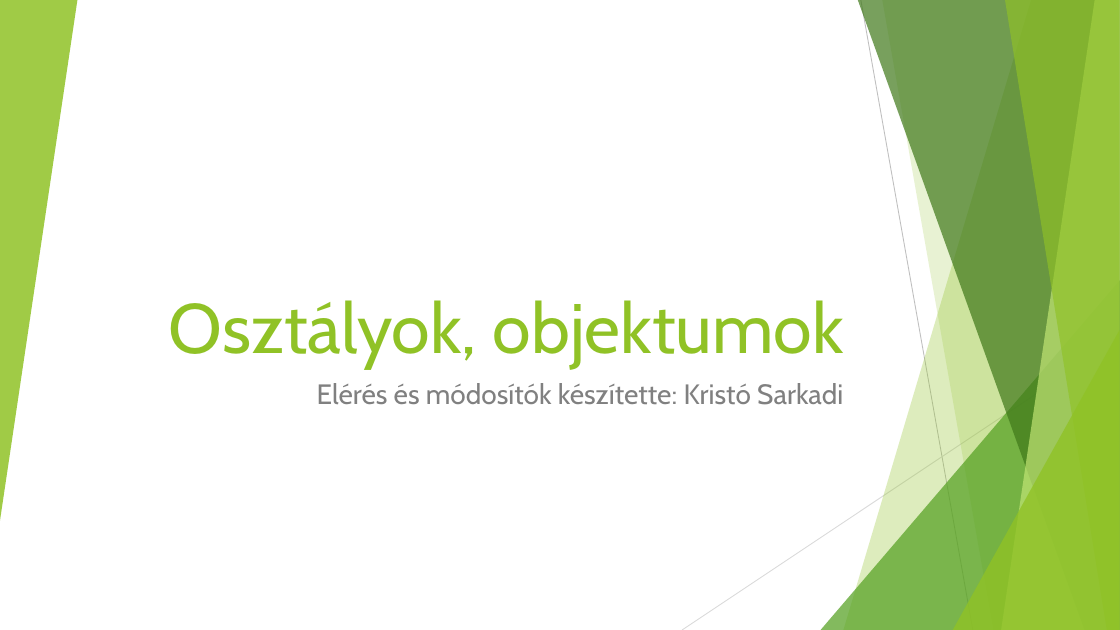
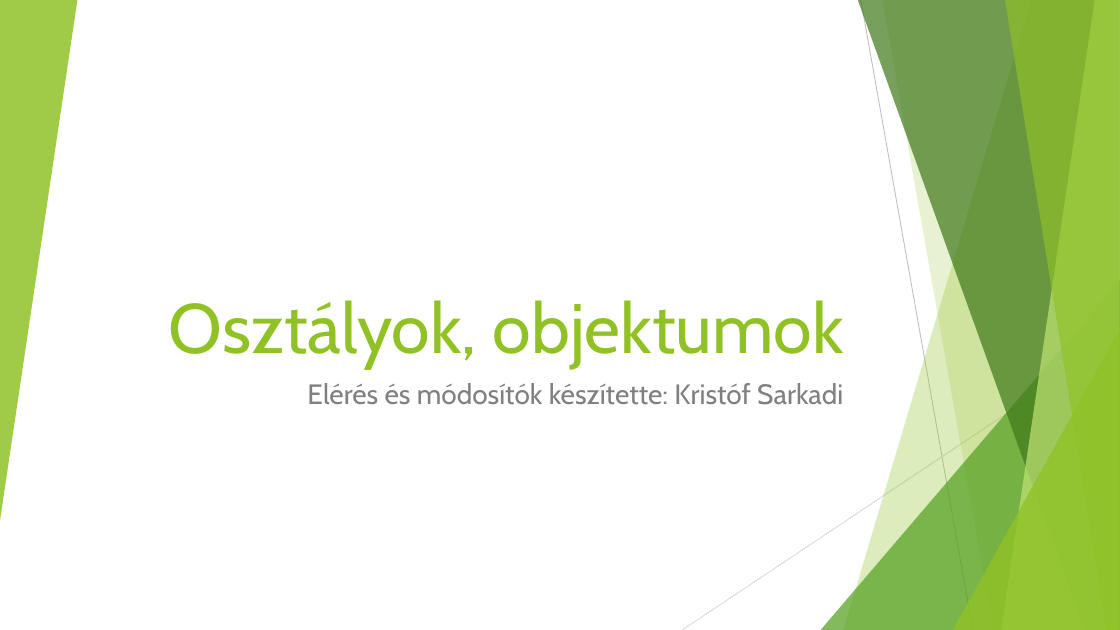
Before and after one commit to kizsi2019/KA_12D, a slide deck: slide 1 of Sarkadi Kristóf Stefán/Osztályok, objektumok.pptx. Drawn at 1120x630 pixels with LibreOffice and Linux fonts; fonts in the diff are those of the drawing. Boxes give left, top, right and bottom in pixels: in the first picture for what was removed or moved away, otherwise in the second. Text is boxed around its words. In the diff, an @@ line names an element or a change of style, - is before the commit and + after.

```diff
--- a/Sarkadi Kristóf Stefán/Osztályok, objektumok.pptx
+++ b/Sarkadi Kristóf Stefán/Osztályok, objektumok.pptx
@@ subtitle at bbox=[307, 383, 843, 405]: text changed @@
-Elérés és módosítók készítette: Kristó Sarkadi
+Elérés és módosítók készítette: Kristóf Sarkadi
```
Also in this commit, not shown: 10 other files.
